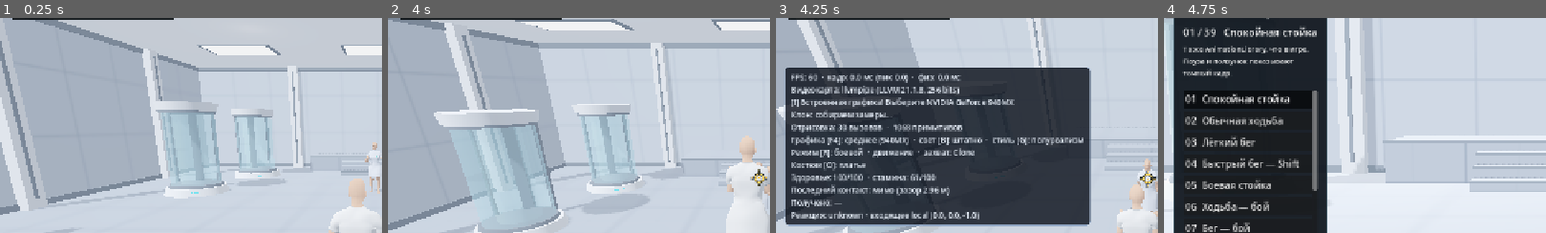
Above: before the commit, frames 1-4 (left to right).
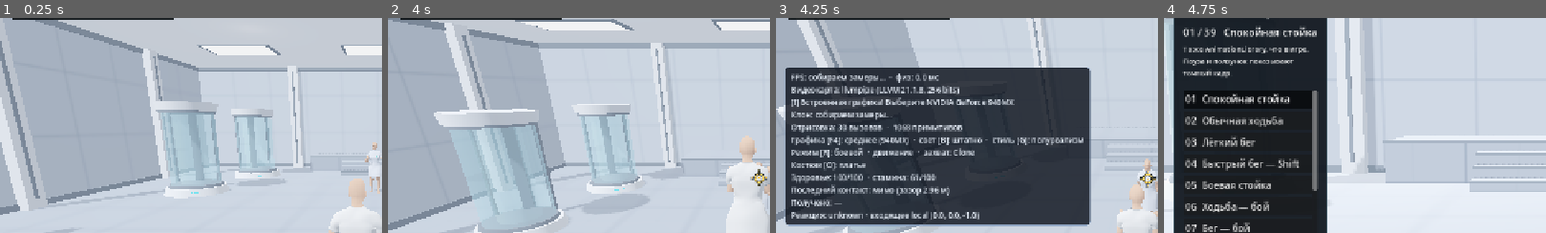
Above: after the commit, the same moments.

Repository: IAmStarhead/Project-Gene
Game: Godot game, scene res://scenes/main.tscn
Two runs of this game, one before a commit and one after it. Both use one fixed random seed, a clock stepped at 60 frames per second and the inputs below.
Inputs (mouse positions are % of the whole screen's width and height, from its top left):
- Up to frame 1 (0.25 s): no input
- Up to frame 2 (4 s): tap Enter at 0.5 s; move the mouse to (55, 50) at 0.52 s; press the mouse at (55, 50) at 0.53 s; hold W (move_forward) from 0.53 s (still down); tap F (jump) at 0.77, 1.52, 3.02, 3.77 s; move the mouse to (45, 50) at 1.27 s; release the mouse at (45, 50) at 1.28 s; tap Q (attack_hook) at 1.35 s; move the mouse to (52, 48) at 2.02 s; hold Right mouse button (attack_secondary) 2.03-2.78 s; move the mouse to (49, 52) at 2.77 s; tap Space (dodge) at 2.85 s; click (49, 52) at 2.92 s; move the mouse to (57, 51) at 3.52 s; hold Tab (lock_on) from 3.53 s (still down)
- Up to frame 3 (4.25 s): keep holding W (move_forward); keep holding Tab (lock_on); tap F3 (toggle_debug_details) at 4.15 s
- Up to frame 4 (4.75 s): keep holding W (move_forward); move the mouse to (42, 49) at 4.27 s; release Tab (lock_on) at 4.28 s; tap H (open_showcase) at 4.35 s; tap F (jump) at 4.52 s
The pictures show only the part of the screen within x 0-50%, y 7-57%; the shares and areas given below are measured in that part.

Frames 1-2 are identical in both runs. In frame 3, 0.9% of the frame differs, in the area x 8-49%, y 25-31%; in frame 4, nothing differs.

Commit message:
Measure diagnostic FPS using wall-clock frame intervals
Co-authored-by: arena-agent <297053741+arena-agent@users.noreply.github.com>

Diff:
--- a/prototype/scripts/player.gd
+++ b/prototype/scripts/player.gd
@@ -74,11 +74,13 @@
 var _step_params := PhysicsTestMotionParameters3D.new()
 var _step_result := PhysicsTestMotionResult3D.new()
 
-# Честная телеметрия рендера в _process (не ограничена шагом физики 60 Гц).
+# Время между кадрами измеряем системными монотонными часами, не игровым delta.
+# Godot уменьшает delta при превышении лимита физических шагов за кадр.
 var _gpu_name := ""
 var _gpu_is_integrated := false
 var _perf_accum: float = 0.0
 var _perf_frames: int = 0
+var _perf_previous_usec: int = -1
 var _perf_worst: float = 0.0
 var _fps: float = 0.0
 var _avg_ms: float = 0.0
@@ -179,6 +181,7 @@
 		if label != null:
 			label.visible = show_details
 		if show_details:
+			_reset_perf_counter()
 			_write_debug_label()
 	elif event is InputEventMouseButton and event.pressed:
 		var mb := event as InputEventMouseButton
@@ -244,23 +247,45 @@
 		clone.set_profiling(enabled)
 
 
-func _process(delta: float) -> void:
-	# Считаем реальное время отрисованного кадра и обновляем текст только при открытом F3.
-	if not show_details:
-		return
-	_perf_accum += delta
+func _notification(what: int) -> void:
+	# Не включать проведённое в меню время в длительность первого кадра.
+	if what == NOTIFICATION_UNPAUSED:
+		_reset_perf_counter()
+
+
+func _reset_perf_counter() -> void:
+	_perf_previous_usec = -1
+	_perf_accum = 0.0
+	_perf_frames = 0
+	_perf_worst = 0.0
+	_fps = 0.0
+	_avg_ms = 0.0
+	_worst_ms = 0.0
+
+
+func _record_perf_time(now_usec: int) -> bool:
+	if _perf_previous_usec < 0 or now_usec <= _perf_previous_usec:
+		_perf_previous_usec = now_usec
+		return false
+	var elapsed := float(now_usec - _perf_previous_usec) / 1000000.0
+	_perf_previous_usec = now_usec
+	_perf_accum += elapsed
 	_perf_frames += 1
-	if delta > _perf_worst:
-		_perf_worst = delta
-	if _perf_accum >= 0.25:
-		_fps = float(_perf_frames) / _perf_accum
-		_avg_ms = (_perf_accum / float(_perf_frames)) * 1000.0
-		_worst_ms = _perf_worst * 1000.0
-		_perf_accum = 0.0
-		_perf_frames = 0
-		_perf_worst = 0.0
+	_perf_worst = maxf(_perf_worst, elapsed)
+	if _perf_accum < 0.25:
+		return false
+	_fps = float(_perf_frames) / _perf_accum
+	_avg_ms = 1000.0 * _perf_accum / float(_perf_frames)
+	_worst_ms = 1000.0 * _perf_worst
+	_perf_accum = 0.0
+	_perf_frames = 0
+	_perf_worst = 0.0
+	return true
+
+
+func _process(_delta: float) -> void:
+	if show_details and _record_perf_time(Time.get_ticks_usec()):
 		_write_debug_label()
-
 
 func _physics_process(delta: float) -> void:
 	if not _spawn_recorded:
@@ -798,8 +823,6 @@
 	elif _action == "dodge":
 		state_text = "уворот" + (" [i-frames]" if _invulnerable else "")
 
-	var engine_fps := Engine.get_frames_per_second()
-	var shown_fps := _fps if _fps > 0.1 else engine_fps
 	var draws := int(Performance.get_monitor(Performance.RENDER_TOTAL_DRAW_CALLS_IN_FRAME))
 	var prims := int(Performance.get_monitor(Performance.RENDER_TOTAL_PRIMITIVES_IN_FRAME))
 	var phys_ms := Performance.get_monitor(Performance.TIME_PHYSICS_PROCESS) * 1000.0
@@ -808,8 +831,9 @@
 	var style_name := "селлшейдинг" if T.TOON_ENABLED else "полуреализм"
 	var lock_name := String(lock.target.name) if (lock != null and lock.active()) else "нет"
 
+	var frame_stats := "FPS: %.0f  ·  кадр: %.1f мс (пик %.1f)" % [_fps, _avg_ms, _worst_ms] if _fps > 0.0 else "FPS: собираем замеры…"
 	var lines := PackedStringArray([
-		"FPS: %.0f  ·  кадр: %.1f мс (пик %.1f)  ·  физ: %.1f мс" % [shown_fps, _avg_ms, _worst_ms, phys_ms],
+		"%s  ·  физ: %.1f мс" % [frame_stats, phys_ms],
 		"Видеокарта: %s" % (_gpu_name if not _gpu_name.is_empty() else "—"),
 	])
 	if _gpu_is_integrated:
--- a/prototype/tests/test_presentation.gd
+++ b/prototype/tests/test_presentation.gd
@@ -120,6 +120,16 @@
 	check(paused and scene.menu.visible and not scene.equipment.visible, "escape returns to pause without resuming")
 	scene.menu.close()
 
+	# Synthetic wall-clock frames: slow rendering must not be reported as 30 FPS
+	# just because Godot caps process delta to two 60 Hz physics steps.
+	player._reset_perf_counter()
+	check(not player._record_perf_time(1000000), "FPS timer primes without inventing a frame")
+	check(not player._record_perf_time(1142857), "FPS timer waits for a measurement window")
+	check(player._record_perf_time(1285714), "FPS timer completes using wall-clock intervals")
+	check(absf(player._fps - 7.0) < .01 and absf(player._avg_ms - 142.857) < .01,
+		"7 FPS wall-clock frame intervals are not falsely reported as 30 FPS")
+	player._reset_perf_counter()
+	check(player._fps == 0.0 and player._perf_previous_usec == -1, "FPS reset does not include a pause")
 	player.show_details = true
 	player._set_clone_profiling(true)
 	for i in 70:
Not shown, added: reports/50-ошибка-fps-счётчика.md
